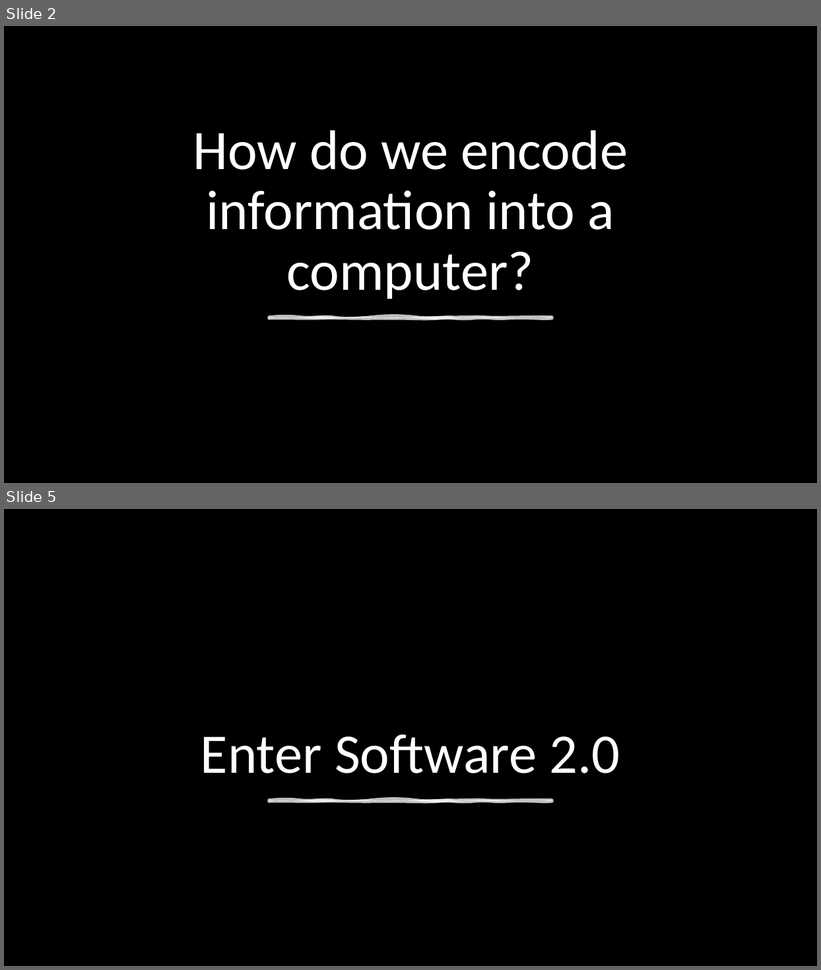
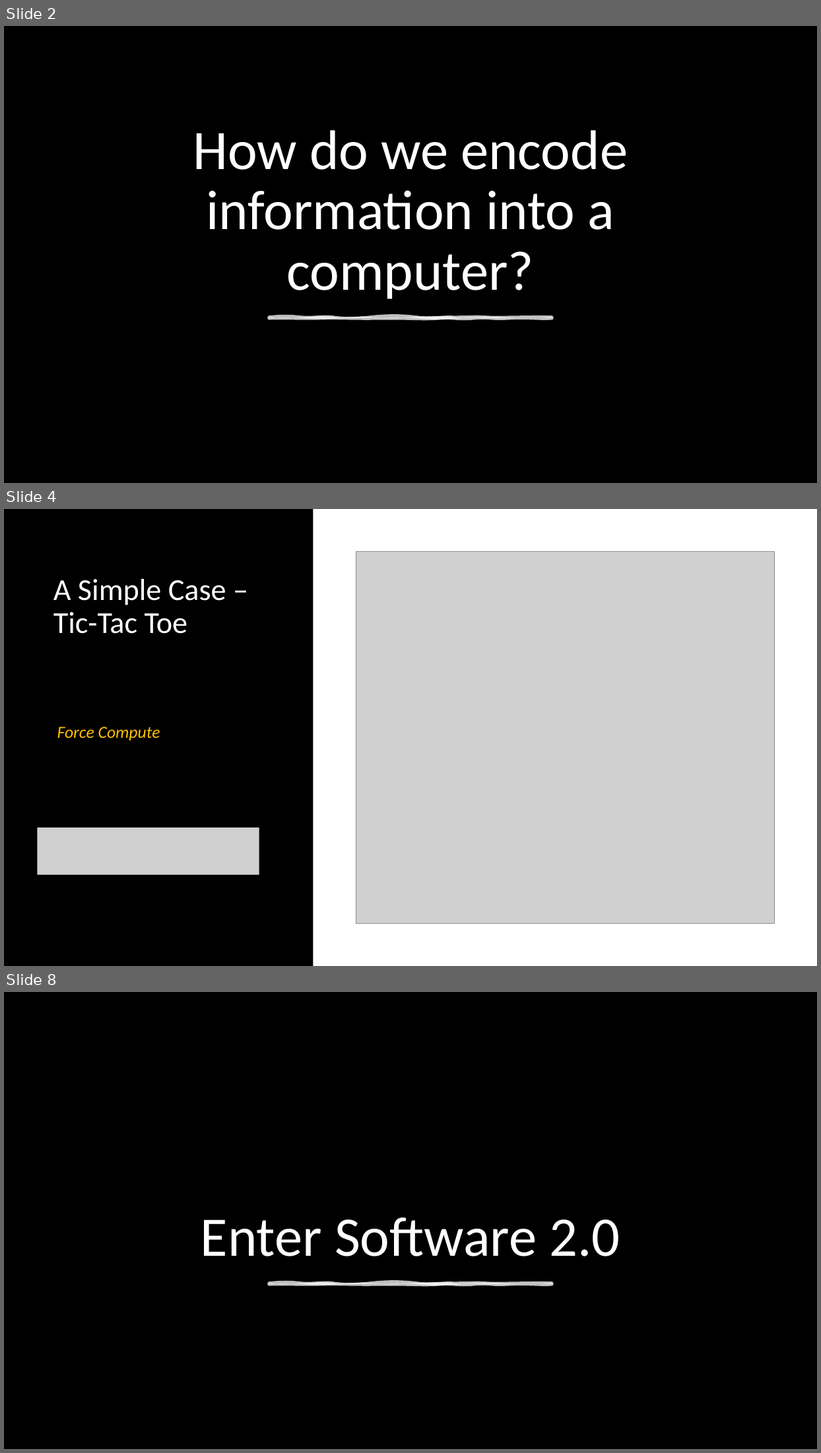
Before and after one commit to natitaw/my-books, a slide deck: presentation/Presentation1.pptx. Shown one above the other, each under a label of ours: slides 2 and 5 before the commit, slides 2, 4 and 8 after it; the slides between them are not shown. The pictures are 821x970 and 821x1453 pixels, drawn with LibreOffice and Linux fonts; fonts in the diff are those of the drawing; grey boxes stand for pictures; background and template pictures are left out. Boxes give left, top, right and bottom in pixels: in the first picture for what was removed or moved away, otherwise in the second. Text is boxed around its words. In the diff, an @@ line names an element or a change of style, - is before the commit and + after.

```diff
--- a/presentation/Presentation1.pptx
+++ b/presentation/Presentation1.pptx
@@ slide 4 added at (x1=4, y1=509, x2=817, y2=966), background #000000 @@
@@ rectangle added at (x1=314, y1=509, x2=817, y2=966), fill #FFFFFF @@
@@ picture added at (x1=356, y1=552, x2=774, y2=923) @@
@@ title added at (x1=54, y1=579, x2=226, y2=634), 36 pt, text #FFFFFF @@
+A Simple Case – Tic-Tac Toe
@@ text added at (x1=57, y1=727, x2=160, y2=741), 20 pt, text #FFC000, italic @@
+Force Compute
@@ picture added at (x1=37, y1=828, x2=259, y2=875) @@
@@ what was slide 5 is now slide 8 @@
```
Also in this commit, not shown: 4 slides changed, 6 other slides added.
